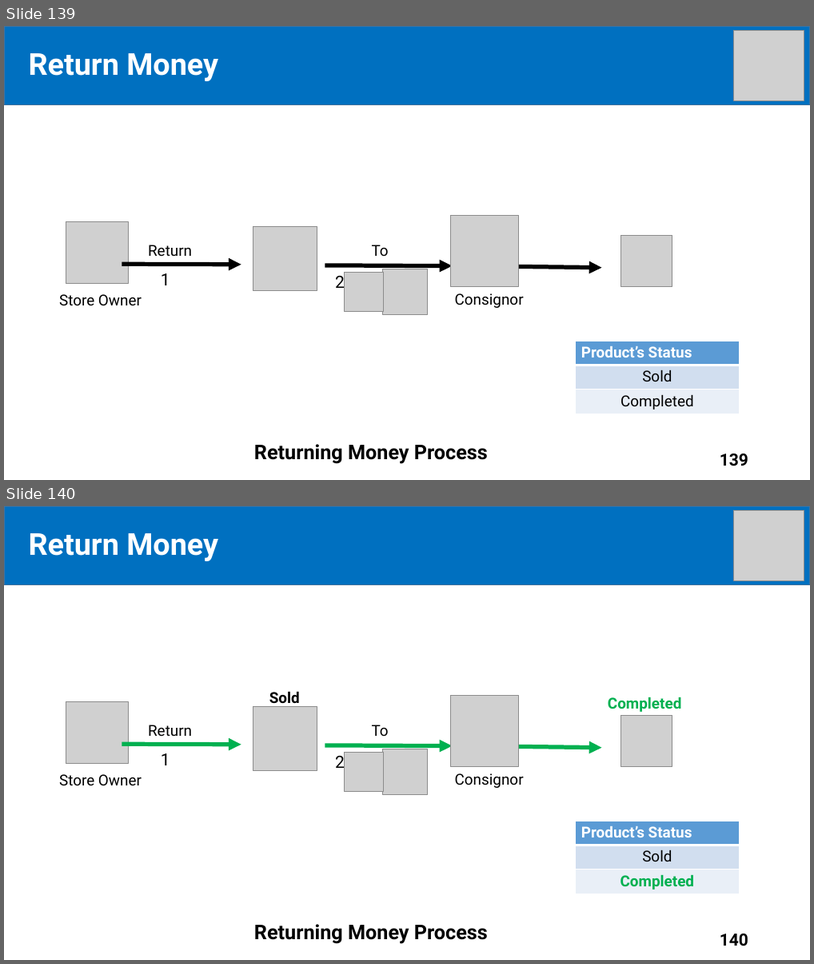
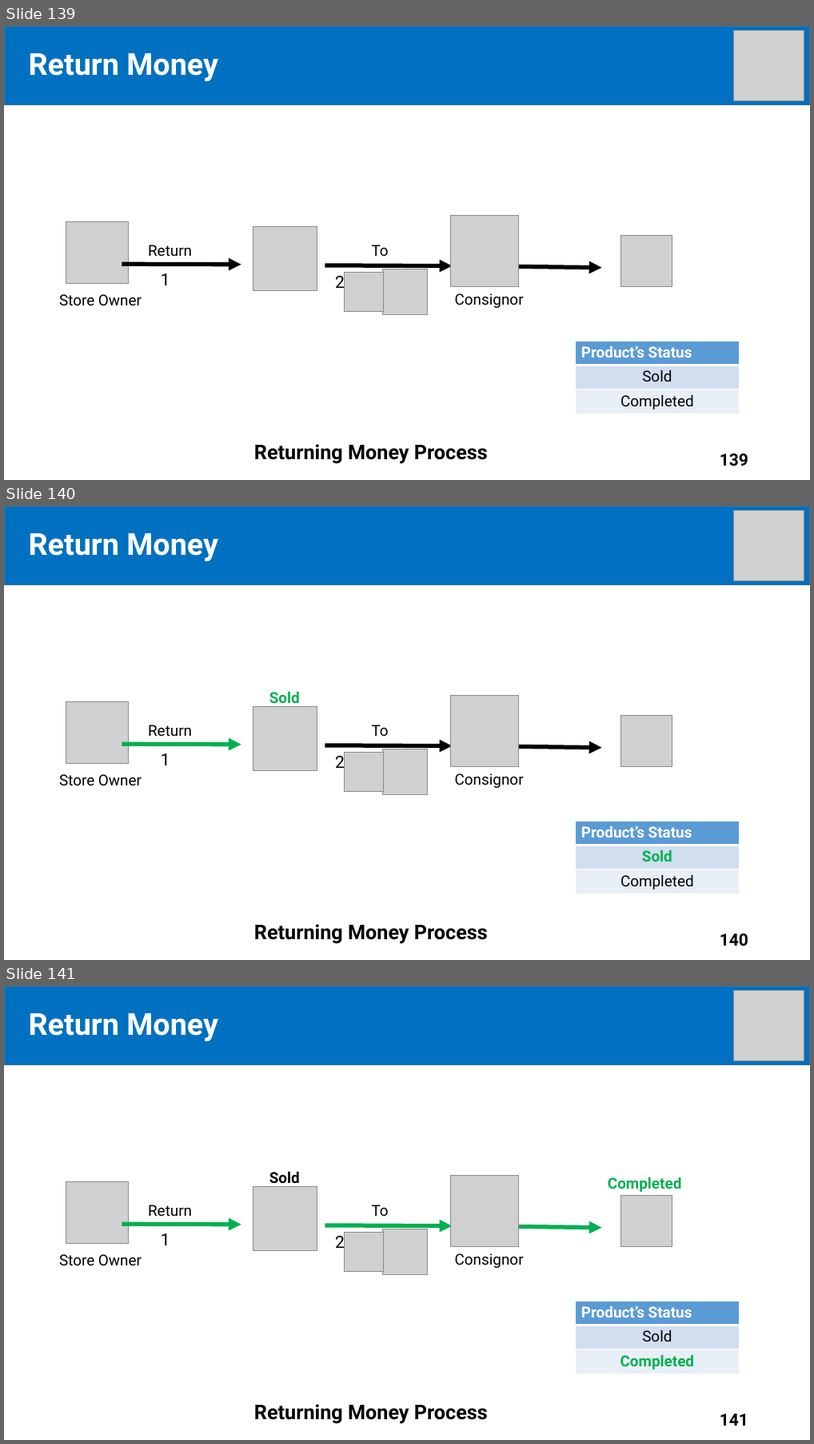
Before and after one commit to tiendan3108/CP, a slide deck: Source/Presentation/PreFinalPresentation.pptx. Shown one above the other, each under a label of ours: slides 139 and 140 before the commit, slides 139, 140 and 141 after it. The pictures are 814x964 and 814x1444 pixels, drawn with LibreOffice and Linux fonts; fonts in the diff are those of the drawing; grey boxes stand for pictures. Boxes give left, top, right and bottom in pixels: in the first picture for what was removed or moved away, otherwise in the second. Text is boxed around its words. In the diff, an @@ line names an element or a change of style, - is before the commit and + after.

```diff
--- a/Source/Presentation/PreFinalPresentation.pptx
+++ b/Source/Presentation/PreFinalPresentation.pptx
@@ slide 140 added at <box>4,506,810,960</box>, background #FFFFFF @@
@@ rectangle added at <box>4,506,810,584</box>, fill #0070C0, outline #43739E 1 pt @@
@@ picture added at <box>734,510,804,580</box> @@
@@ text added at <box>29,533,218,561</box>, 36 pt, text #FFFFFF, bold @@
+Return Money
@@ title added at <box>50,536,170,556</box>, 44 pt, text #FFFFFF, bold @@
+Outline
@@ text added at <box>270,691,300,708</box>, 18 pt, text #00B050, bold @@
+Sold
@@ picture added at <box>451,696,519,766</box> @@
@@ picture added at <box>66,701,128,763</box> @@
@@ picture added at <box>254,706,318,770</box> @@
@@ picture added at <box>622,716,673,766</box> @@
@@ arrow added from (122, 744) to (241, 744), #00B050 5 pt @@
@@ text added at <box>148,724,192,736</box>, 18 pt, text #000000 @@
+Return
@@ arrow added from (326, 745) to (452, 745), #000000 5 pt @@
@@ text added at <box>372,724,389,736</box>, 18 pt, text #000000 @@
+To
@@ text added at <box>161,753,170,765</box>, 20 pt, text #000000 @@
+1
@@ text added at <box>335,752,345,773</box>, 20 pt, text #000000 @@
+2
@@ picture added at <box>345,752,383,791</box> @@
@@ picture added at <box>382,749,428,795</box> @@
@@ arrow added from (519, 746) to (602, 748), #000000 5 pt @@
@@ text added at <box>59,774,142,786</box>, 18 pt, text #000000 @@
+Store Owner
@@ text added at <box>455,773,524,788</box>, 18 pt, text #000000 @@
+Consignor
@@ table added at <box>576,820,740,894</box>, 3 rows, 1 columns @@
+Product’s Status
+Sold
+Completed
@@ text added at <box>254,924,488,944</box>, 24 pt, text #000000, bold @@
+Returning Money Process
@@ page number added at <box>720,933,749,946</box>, 20 pt, text #000000, bold @@
+140
@@ what was slide 140 is now slide 141 @@
@@ page number at <box>720,1413,749,1425</box>: text changed @@
-140
+141
```
Also in this commit, not shown: 1 slide changed.
